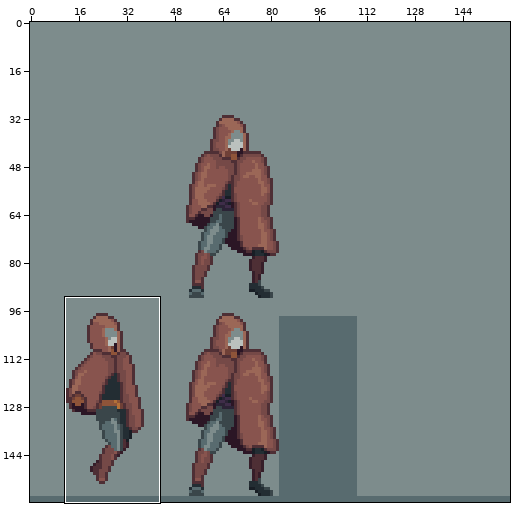
Pixel-art file -- Personal_Roberto/ASEPRITE/1. Liora/Liora_Jump.aseprite. Above: a wide view before the commit, with the close-up outlined.
Close-up. As it was:
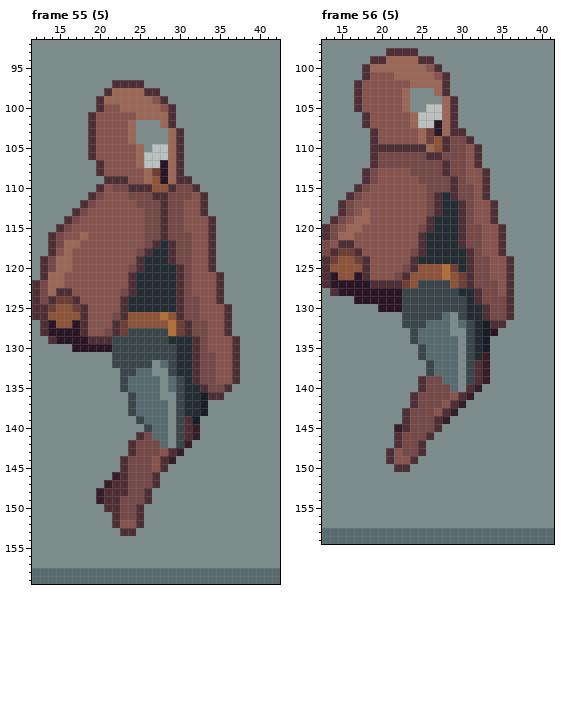
160x160 pixels, 68 frames. Colours within 5 levels of each other are drawn and written as one. Shown: frame 55 (5): x 12..42, y 92..159; frame 56 (5): x 13..41, y 97..159. The commit also changed other frames or places, which this record leaves out.
After the commit:
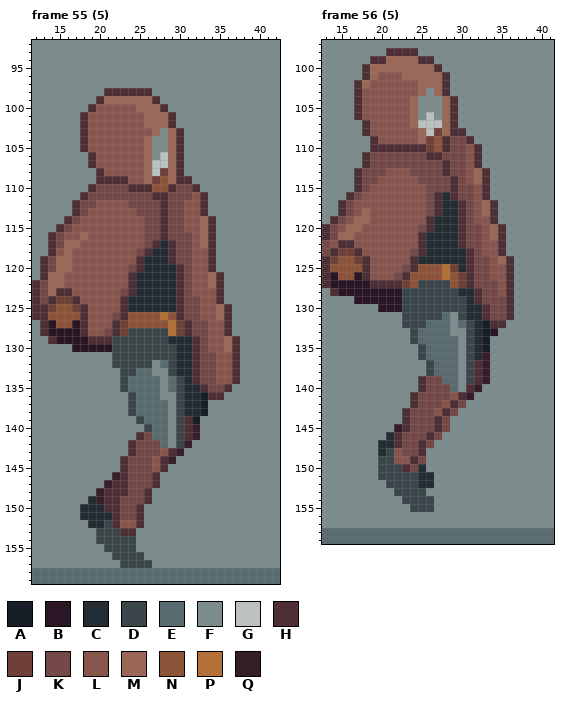
Palette (. is transparent): A #181e25  B #2b1625  C #232d33  D #3a464a  E #586b6f  F #7d8c8c  G #bbc1be  H #4e2f35  J #6f4037  K #754947  L #88544e  M #9b6757  N #8e5439  P #b47137  Q #361e29
What changed:
layer "Zapatos" now shown
Changed rows in their new state; - is an unchanged pixel.
Frame 55 (5), layers "Cabeza", "CAPA", "Zapatos":
first column x 17:
 97 -----FFFF--------
 98 -----HHHH-F------
 99 ----------HF-----
100 --HL--LL---HF----
101 -HL-----L--------
102 -HL----LLMM------
103 -HL----LLLM------
104 -HL----LLM-------
105 -HL-----LMFF-----
106 --------LMF------
107 --HL----LM-G-----
108 ----------GJ-----
109 ---H------JN-----
110 --HKK------------
111 -HK-KKK----------
112 HK-----K---------
113 --------K--------
114 ----------------M
115 ----------------M
116 ----------------M
117 ----------------M
first column x 34:
121 M--
122 M--
125 -M-
126 -M-
129 --M
130 --M
first column x 18:
149 -C-------
150 CCC------
151 CCCC-----
152 -CCD-----
153 --DDD----
154 --DDDDD--
155 ---DDDD--
156 ----DDDD-
157 -----DDDD
Frame 56 (5), layers "Cabeza", "CAPA", "Zapatos":
first column x 17:
100 ---------M---------
101 --M--L----M--------
102 -M-----L-----------
103 ------LLM----------
104 ------LM-----------
105 ------LM-FF--------
106 HL------F-F--------
107 ----------G--------
108 -HL------GJ--------
110 ---------J---------
111 -HK----------------
112 -HK----------------
113 HK-K-----------M---
114 HK-------------M---
117 ----------------M--
118 ----------------M--
120 -----------------M-
121 -----------------M-
124 ------------------M
first column x 20:
142 ----------K
143 ---------K-
144 --------K--
145 --------K--
146 -C-----K---
147 CC----K----
148 CD---------
149 DD---K-----
150 DDD-KC-----
151 DDDDDCC----
152 -DDDDCC----
153 --DDDD-----
154 ---DDDD----
155 ----DDD----
